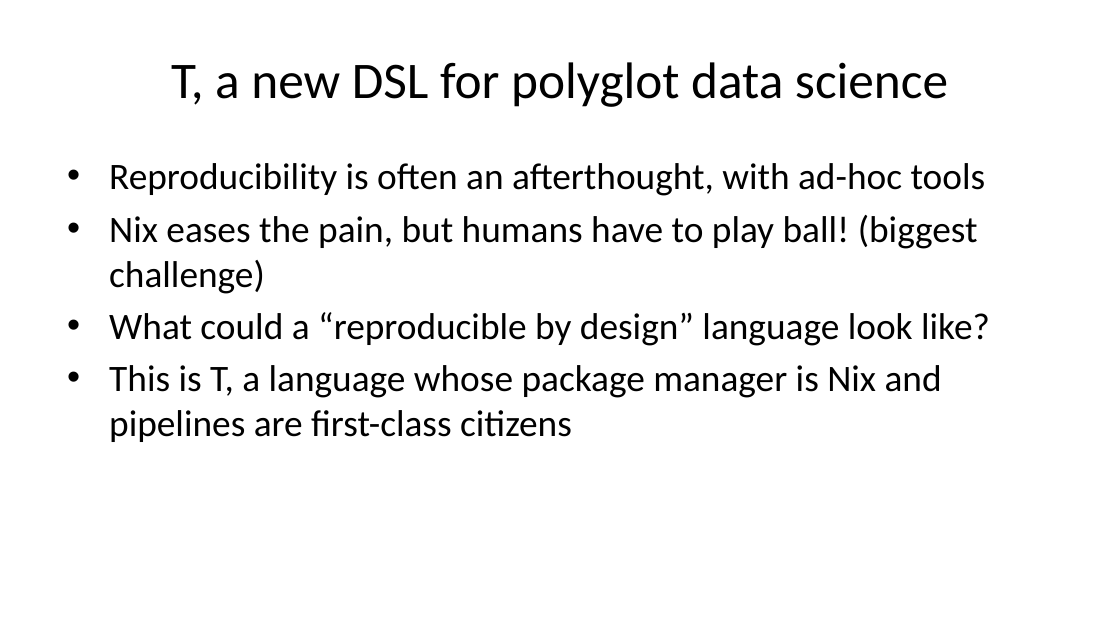
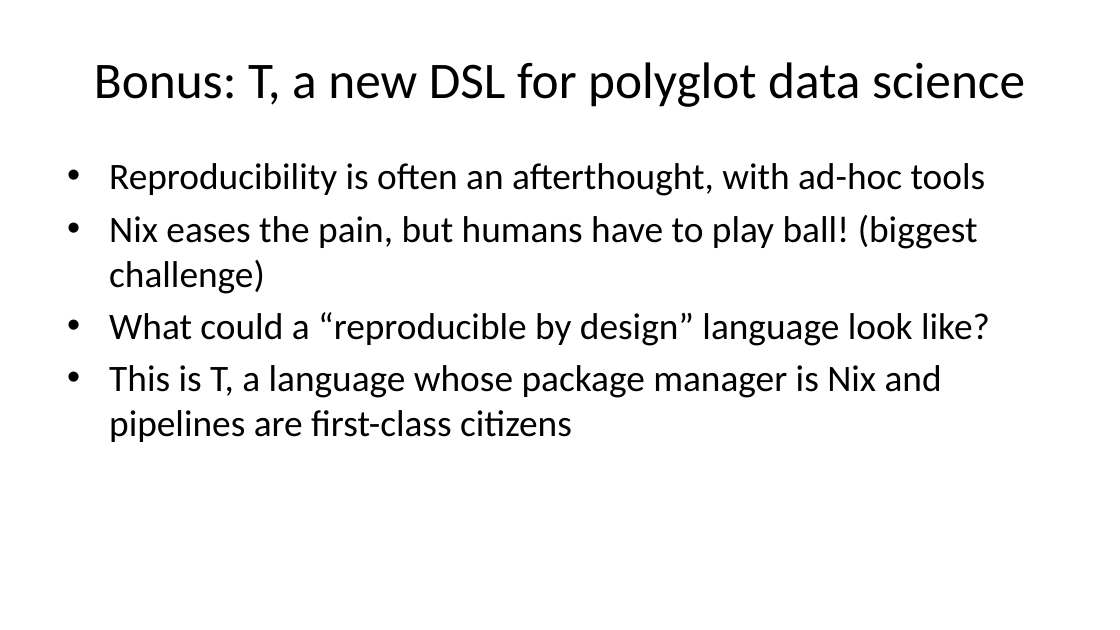
Before and after one commit to b-rodrigues/r_pharma_26, a slide deck: slide 21 of docs/index.pptx (slide 20 before the commit). Drawn at 1120x630 pixels with LibreOffice and Linux fonts; fonts in the diff are those of the drawing. Boxes give left, top, right and bottom in pixels: in the first picture for what was removed or moved away, otherwise in the second. Text is boxed around its words. In the diff, an @@ line names an element or a change of style, - is before the commit and + after.

```diff
--- a/docs/index.pptx
+++ b/docs/index.pptx
@@ title at (94, 62, 1025, 107): text changed @@
-T, a new DSL for polyglot data science
+Bonus: T, a new DSL for polyglot data science
```
Also in this commit, not shown: 8 other slides changed, 2 slides added, 1 slide removed, 23 other files.
